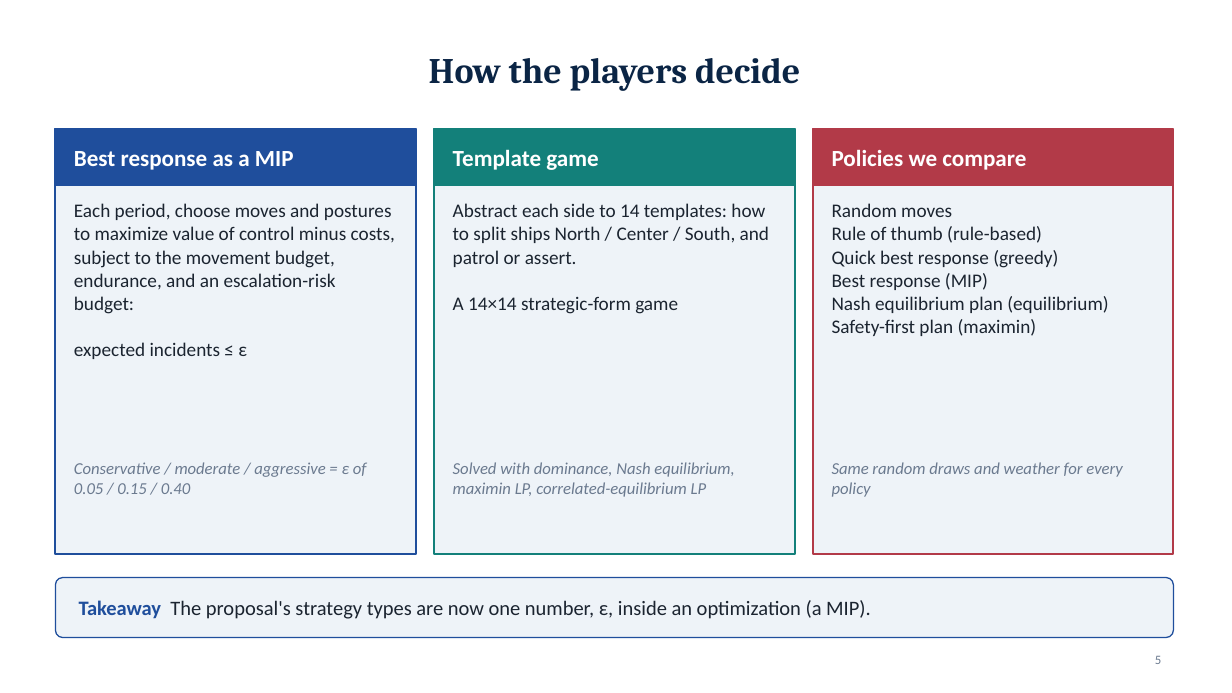
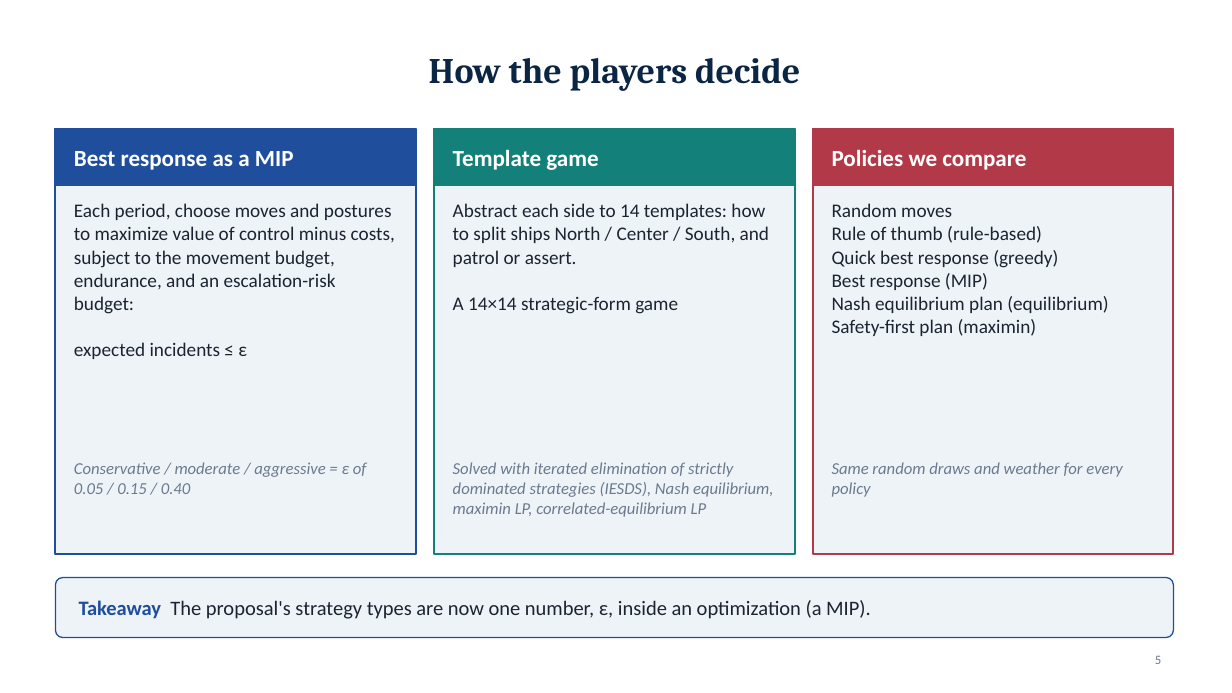
Before and after one commit to draggin-anchor/6.S974-Wargaming-Term-Project, a slide deck: slide 5 of deliverables/02-workshop1-slides.pptx. Drawn at 1232x693 pixels with LibreOffice and Linux fonts; fonts in the diff are those of the drawing. Boxes give left, top, right and bottom in pixels: in the first picture for what was removed or moved away, otherwise in the second. Text is boxed around its words. In the diff, an @@ line names an element or a change of style, - is before the commit and + after.

```diff
--- a/deliverables/02-workshop1-slides.pptx
+++ b/deliverables/02-workshop1-slides.pptx
@@ text at [453,462,773,517]: text changed @@
-Solved with dominance, Nash equilibrium, maximin LP, correlated-equilibrium LP
+Solved with iterated elimination of strictly dominated strategies (IESDS), Nash equilibrium, maximin LP, correlated-equilibrium LP
```
Also in this commit, not shown: 6 other files.
